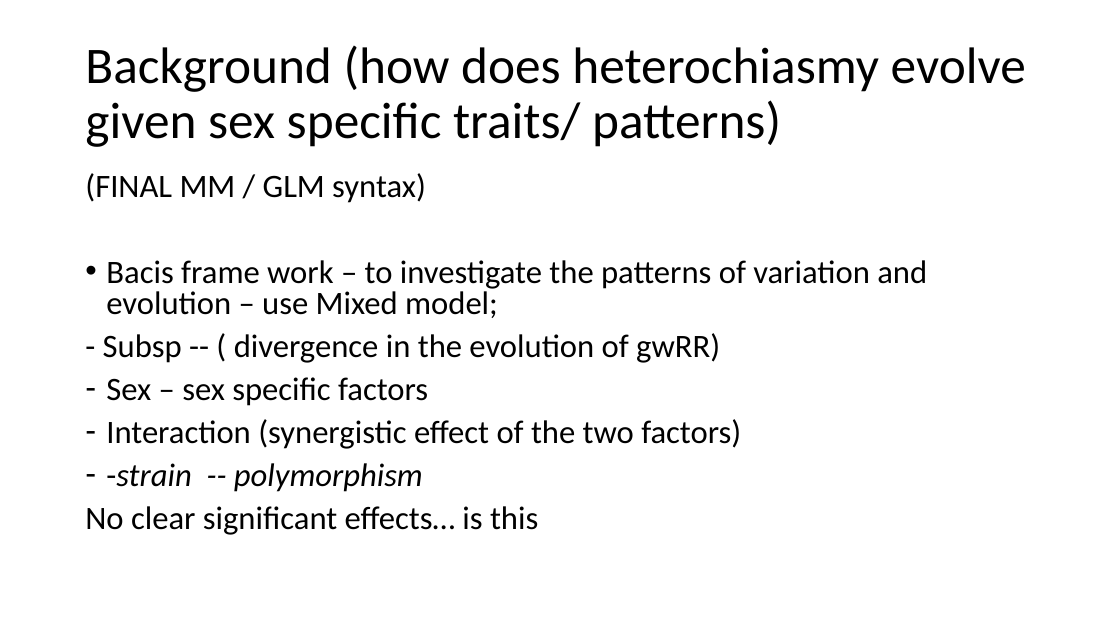
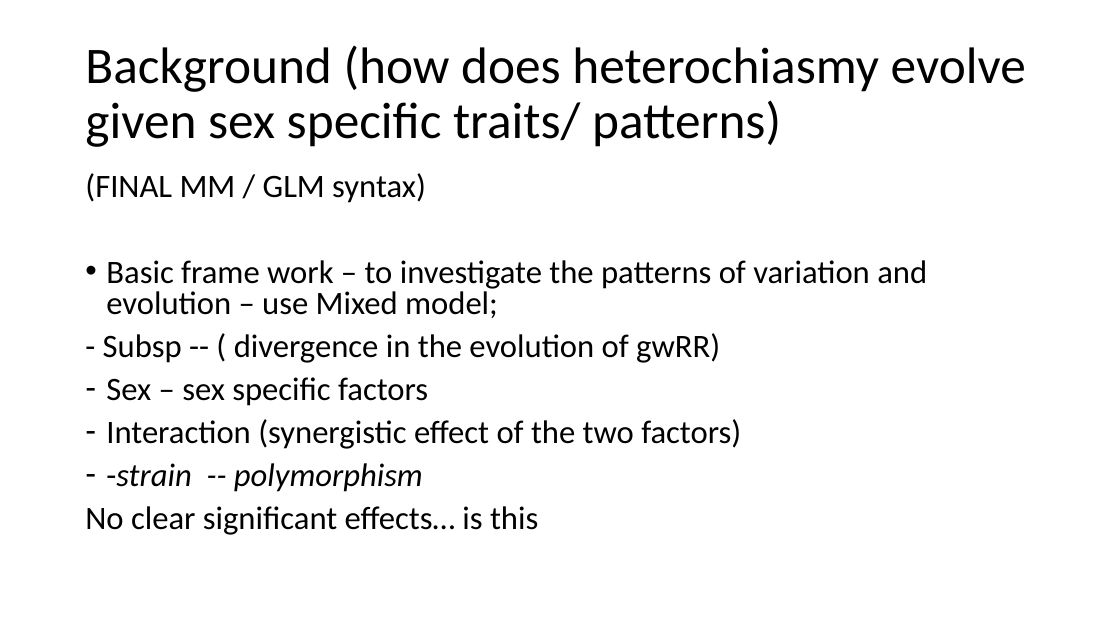
Before and after one commit to petersoapes/MLH1repo, a slide deck: slide 2 of AP_labMeeting_2.12.20.pptx. Drawn at 1120x630 pixels with LibreOffice and Linux fonts; fonts in the diff are those of the drawing. Boxes give left, top, right and bottom in pixels: in the first picture for what was removed or moved away, otherwise in the second. Text is boxed around its words. In the diff, an @@ line names an element or a change of style, - is before the commit and + after.

```diff
--- a/AP_labMeeting_2.12.20.pptx
+++ b/AP_labMeeting_2.12.20.pptx
@@ text at [106, 260, 927, 318]: text changed @@
-• Bacis frame work – to investigate the patterns of variation and evolution – use Mixed model;
+• Basic frame work – to investigate the patterns of variation and evolution – use Mixed model;
```
Also in this commit, not shown: 5 other slides changed, 5 slides added, 1 slide removed.
